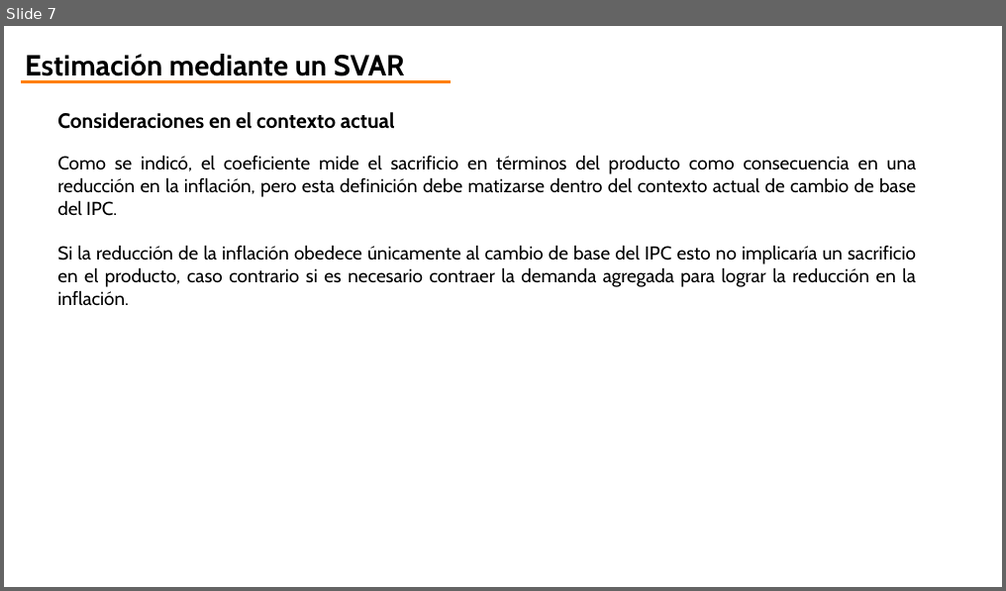
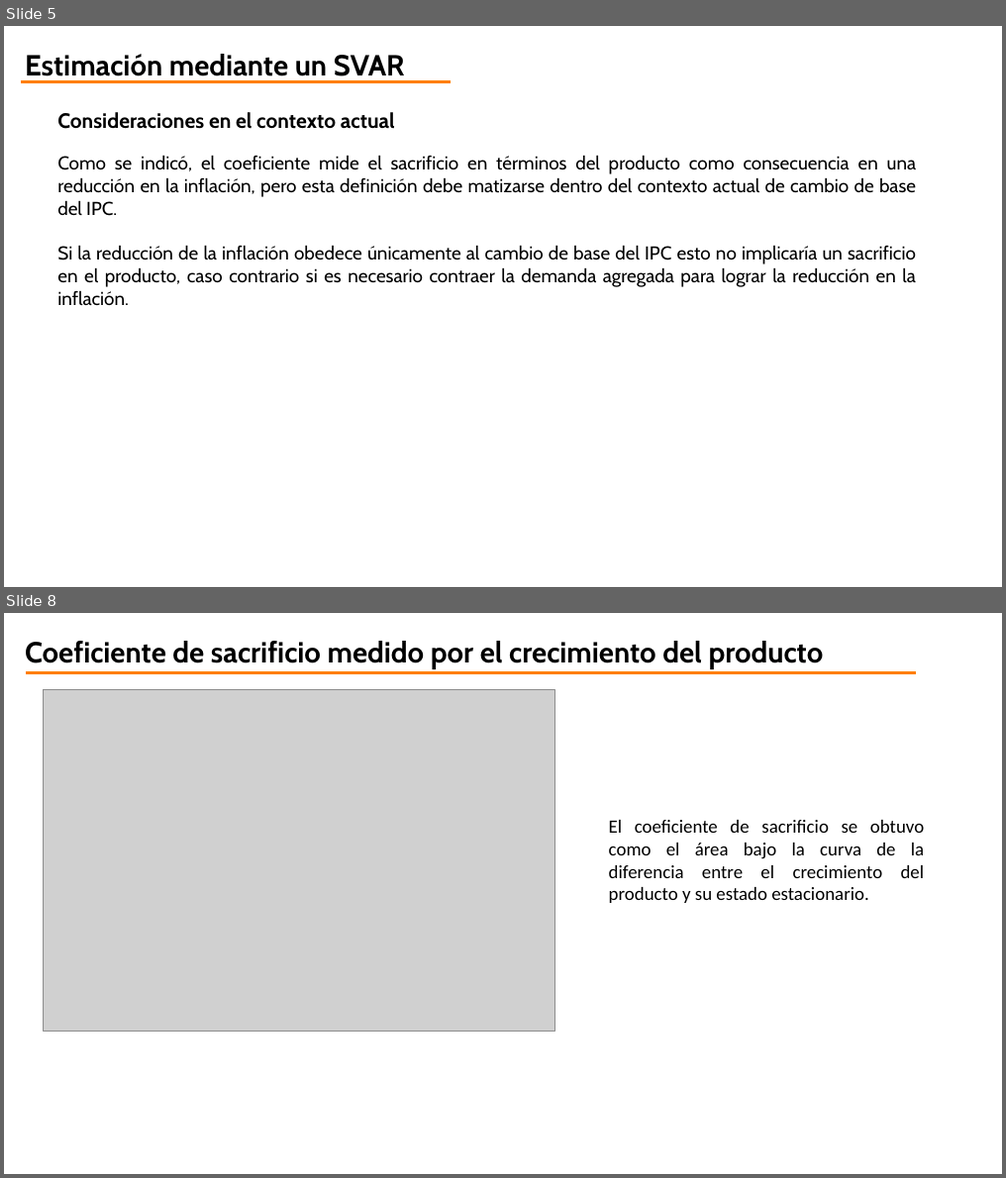
Before and after one commit to jorgeorenos/VAR_estimation, a slide deck: doc/Coeficiente de sacrificio.pptx. Shown one above the other, each under a label of ours: slide 7 before the commit, slides 5 and 8 after it; the slides between them are not shown. The pictures are 1006x591 and 1006x1178 pixels, drawn with LibreOffice and Linux fonts; fonts in the diff are those of the drawing; grey boxes stand for pictures; background and template pictures are left out. Boxes give left, top, right and bottom in pixels: in the first picture for what was removed or moved away, otherwise in the second. Text is boxed around its words. In the diff, an @@ line names an element or a change of style, - is before the commit and + after.

Commit message:
Coeficiente de sacrificio con crecimiento del producto

```diff
--- a/doc/Coeficiente de sacrificio.pptx
+++ b/doc/Coeficiente de sacrificio.pptx
@@ slide 8 added at [4, 613, 1002, 1174], background picture (left out) @@
@@ text added at [25, 641, 824, 669], 28 pt, text #000000, bold @@
+Coeficiente de sacrificio medido por el crecimiento del producto
@@ line added from (26, 672) to (916, 672), #FF7F00 3 pt @@
@@ picture added at [44, 690, 555, 1032] @@
@@ text added at [609, 820, 925, 903], 18 pt, text #000000 @@
+El coeficiente de sacrificio se obtuvo como el área bajo la curva de la diferencia entre el crecimiento del producto y su estado estacionario.
@@ what was slide 7 is now slide 5 @@
```
Also in this commit, not shown: 1 slide changed, 2 other slides added, 2 slides removed, 8 other files.
